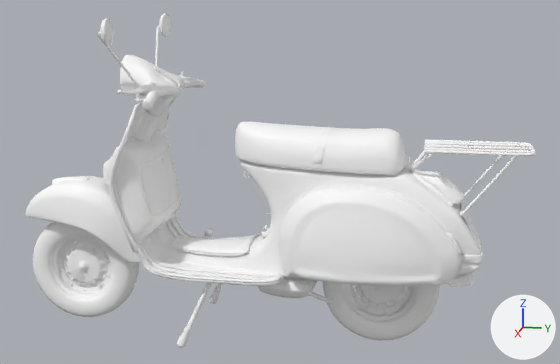
One commit to the glTF model mopped-1/mopped-1.glb: the scene before it, then after it.
Before and after are seen from a 50 mm camera at (289.0, 54.0, 79.0) aimed at (1.0, -4.0, 7.0). Lighting does not change. The marker at lower right points along +X, +Y and +Z. Where no turn or scale is listed for an object, it has been applied to the vertices.

Before the edit, the objects in view are built like this:
```python
me_mesh_002 = bpy.data.meshes.new('Mesh.002')
me_mesh_002.from_pydata(...)  # 46605 vertices, 92282 faces; spans x -35.0..35.0, y -111.0..90.0, z -56.0..70.0
me_mesh_002.materials.append(mat_material_003)  # white #ffffff
ob_body_attachments_mesh = bpy.data.objects.new('body_attachments_mesh', me_mesh_002)
ob_body_attachments_mesh.location = (1.8, -0.1, 0.0)
```
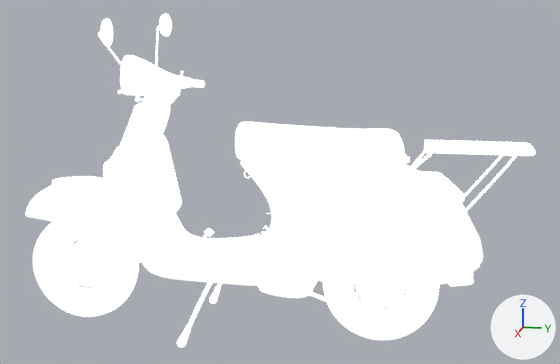
Boxes [x1, y1, x2, y2] around the edits, measured in the pictures (560 x 364 px):
'body_attachments_mesh', recoloured: [25, 13, 536, 348] in both

Diff of the bpy script that builds the scene:
```diff
--- a/mopped-1/mopped-1.glb.py
+++ b/mopped-1/mopped-1.glb.py
@@ mat_material @@
+mat_material = bpy.data.materials.new('Material')
+mat_material.use_nodes = True; mat_material.node_tree.nodes.clear()
+_N = mat_material.node_tree.nodes; _L = mat_material.node_tree.links
+n0 = _N.new('ShaderNodeBsdfPrincipled'); n0.name = 'Principled BSDF'
+n0.inputs[2].default_value = 0.4  # 'Roughness'
+n0.inputs[28].default_value = 1.0  # 'Emission Strength'
+n1 = _N.new('ShaderNodeOutputMaterial'); n1.name = 'Material Output'
+n2 = _N.new('ShaderNodeVertexColor'); n2.name = 'Color Attribute'
+_L.new(n0.outputs[0], n1.inputs[0])  # 'BSDF' to 'Surface'
+_L.new(n2.outputs[0], n0.inputs[0])  # 'Color' to 'Base Color'
@@ me_mesh_002 @@
 me_mesh_002.from_pydata(...)  # 46605 vertices, 92282 faces; spans x -35.0..35.0, y -111.0..90.0, z -56.0..70.0
-me_mesh_002.materials.append(mat_material_003)  # white #ffffff
+me_mesh_002.materials.append(mat_material)
```
